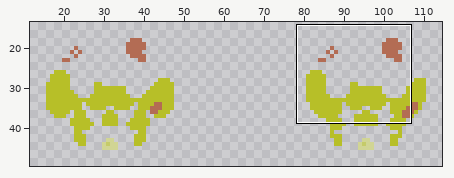
Two versions of one sprite sheet, Assets/Art/Digimochis/SKIN/Dirty/comer_sucio_spritesheet_64x64.png. Above, an overview of the earlier version with the close-up marked.
Close-up. Before the commit:
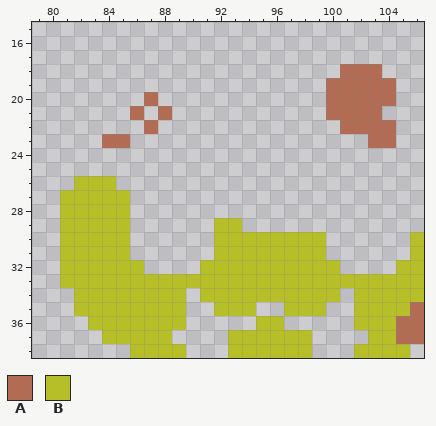
The file is 128x64 pixels. Shown: x 79..106, y 15..38. The wide view leaves out empty margins.
Palette (. is transparent): A #b36c54  B #b7bf28
Pixels before, first column x 81:
18 ....................AAA...
19 ...................AAAAA..
20 ......A............AAAAA..
21 .....A.A...........AAAA...
22 ......A.............AAAA..
23 ...AA.................AA..
24 ..........................
25 ..........................
26 .BBB......................
27 BBBBB.....................
28 BBBBB.....................
29 BBBBB......BB.............
30 BBBBB......BBBBBBBB......B
31 BBBBB......BBBBBBBB......B
32 BBBBBB....BBBBBBBBBB....BB
33 BBBBBBBBBBBBBBBBBBBBBBBBBB
34 .BBBBBBBB.BBBBBBBBBB.BBBBB
35 .BBBBBBBB..BBB..BBB..BBBBA
36 ..BBBBBBB.....BB.....BBBAA
37 ...BBBBB....BBBBBB....BBAA
38 .....BBBB...BBBBBB...BBBB.
The same view after the edit:
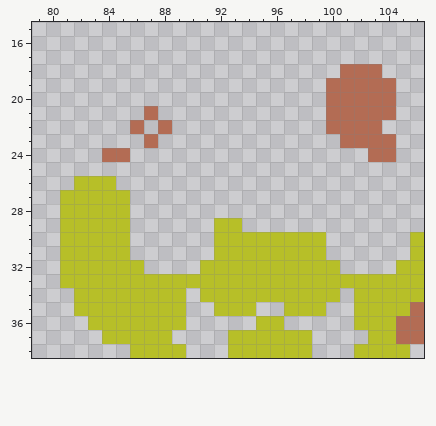
Edits made:
y 20: x 87 A -> .
y 21: x 86..88 A.A -> .A.; x 104 . -> A
y 22: x 86..88 .A. -> A.A; x 100 . -> A; x 104 A -> .
y 23: x 84..85 AA -> ..; x 87 . -> A; x 101..102 .. -> AA
y 24: x 84..85 .. -> AA; x 103..104 .. -> AA
